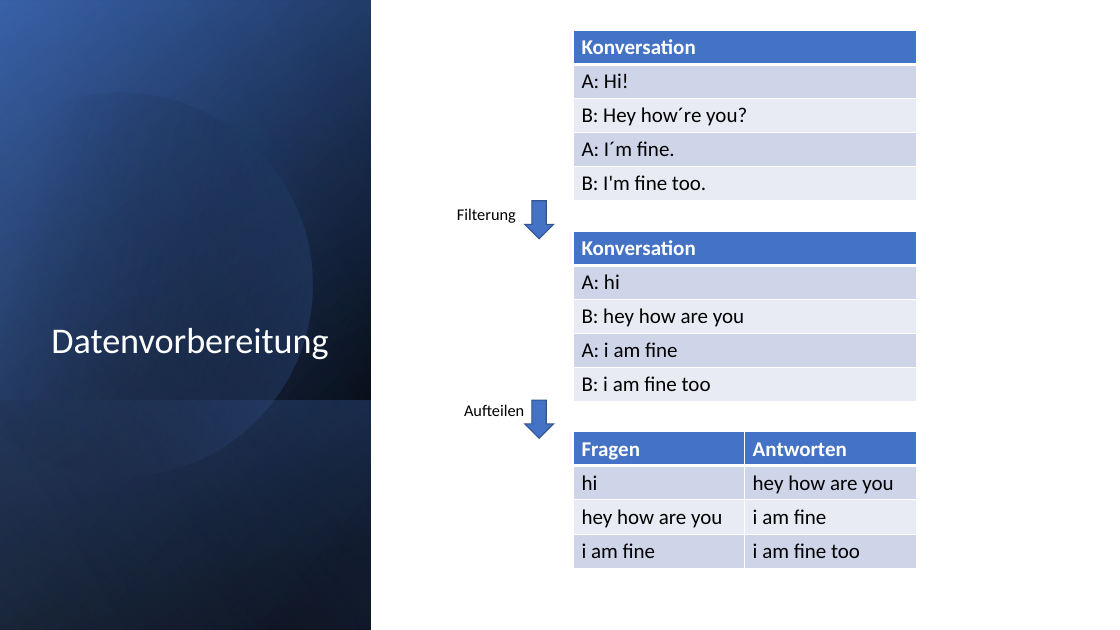
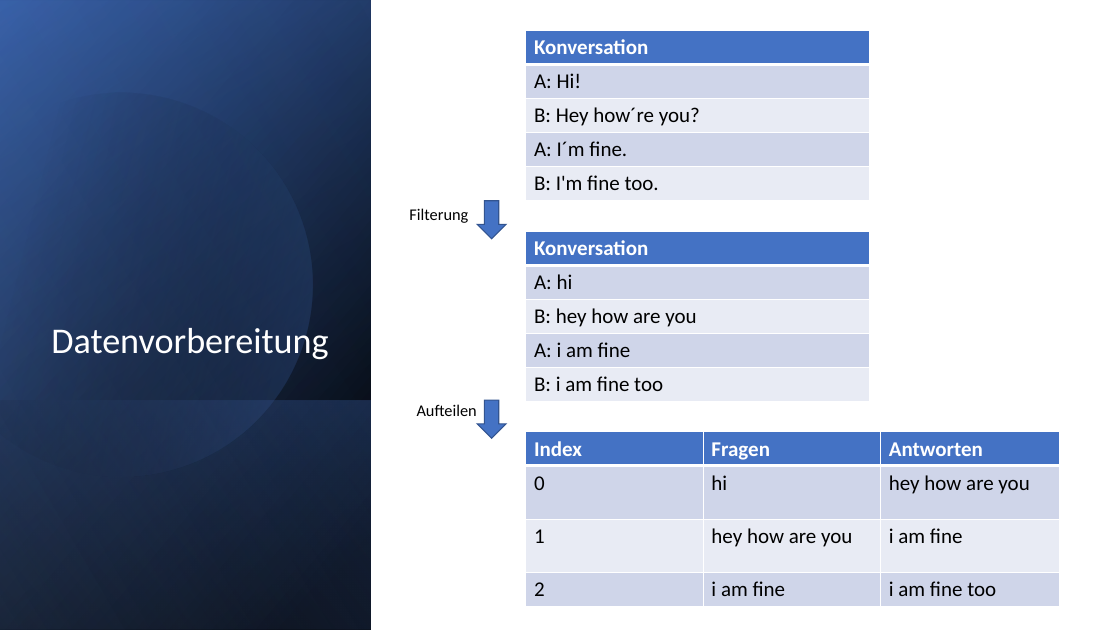
Before and after one commit to techsupport-noah/ML-Projekt, a slide deck: slide 5 of Chatbot.pptx. Drawn at 1120x630 pixels with LibreOffice and Linux fonts; fonts in the diff are those of the drawing. Boxes give left, top, right and bottom in pixels: in the first picture for what was removed or moved away, otherwise in the second. Text is boxed around its words. In the diff, an @@ line names an element or a change of style, - is before the commit and + after.

Commit message:
Updated PP

```diff
--- a/Chatbot.pptx
+++ b/Chatbot.pptx
@@ 2 tables, 1 text: place and size @@
-2 tables, 1 text at (457, 30, 917, 402)
+2 tables, 1 text at (409, 30, 870, 402)
@@ 2 down arrows, 1 text: place and size @@
-2 down arrows, 1 text at (464, 201, 554, 438)
+2 down arrows, 1 text at (417, 201, 506, 438)
@@ table at (526, 432, 1060, 605) @@
+column 1: Index | 0 | 1 | 2
@@ table: place and size @@
-table at (573, 432, 917, 568)
+table at (526, 432, 1060, 605)
```
Also in this commit, not shown: 1 slide added.
